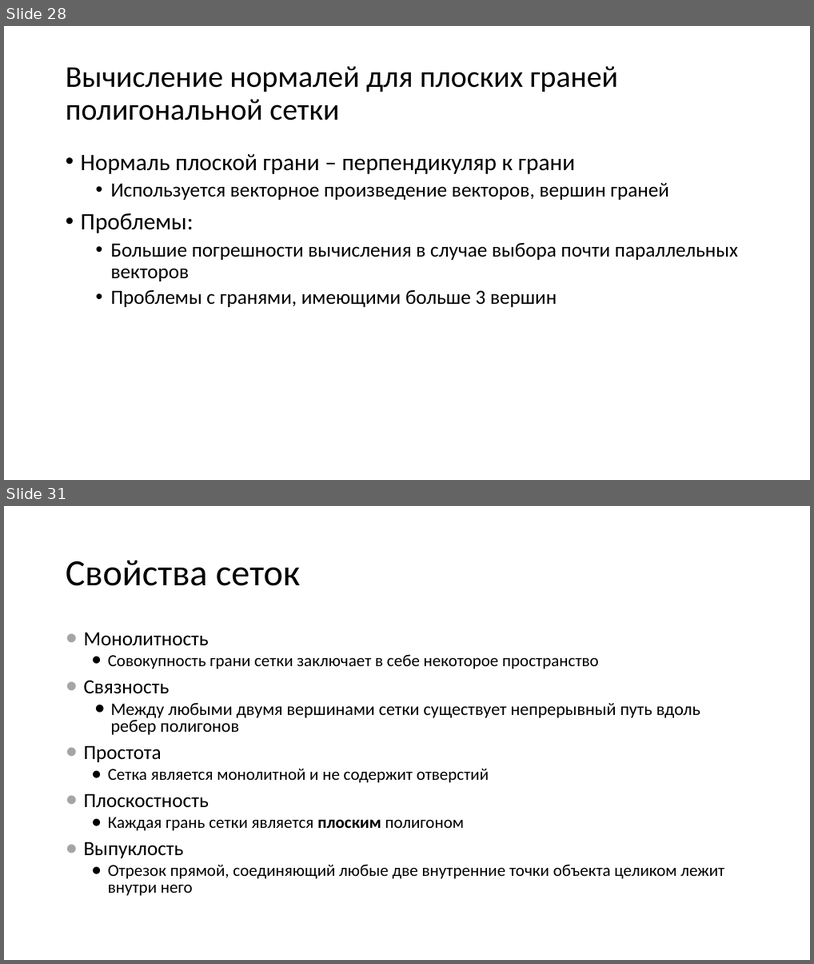
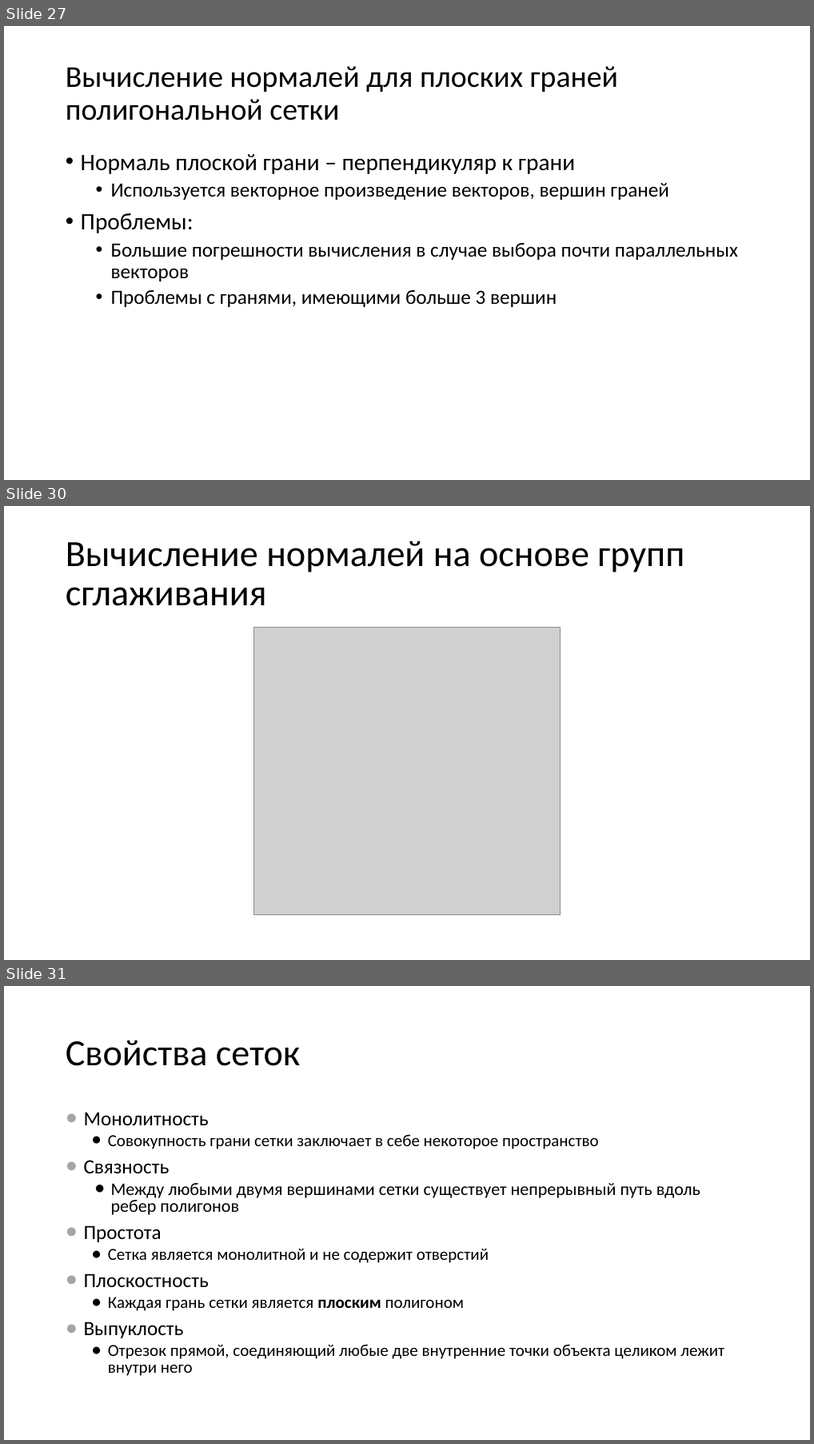
Before and after one commit to alexey-malov/cg-course, a slide deck: lectures/04 - Визуализация трехмерных объектов.pptx. Shown one above the other, each under a label of ours: slides 28 and 31 before the commit, slides 27, 30 and 31 after it; the slides between them are not shown. The pictures are 814x964 and 814x1444 pixels, drawn with LibreOffice and Linux fonts; fonts in the diff are those of the drawing; grey boxes stand for pictures. Boxes give left, top, right and bottom in pixels: in the first picture for what was removed or moved away, otherwise in the second. Text is boxed around its words. In the diff, an @@ line names an element or a change of style, - is before the commit and + after.

```diff
--- a/lectures/04 - Визуализация трехмерных объектов.pptx
+++ b/lectures/04 - Визуализация трехмерных объектов.pptx
@@ slide 30 added at (x1=4, y1=506, x2=810, y2=960), background #FFFFFF @@
@@ title added at (x1=66, y1=540, x2=685, y2=606), 44 pt, text #000000 @@
+Вычисление нормалей на основе групп сглаживания
@@ picture added at (x1=254, y1=627, x2=561, y2=915) @@
@@ what was slide 28 is now slide 27 @@
```
Also in this commit, not shown: 11 slides changed, 1 slide removed.
